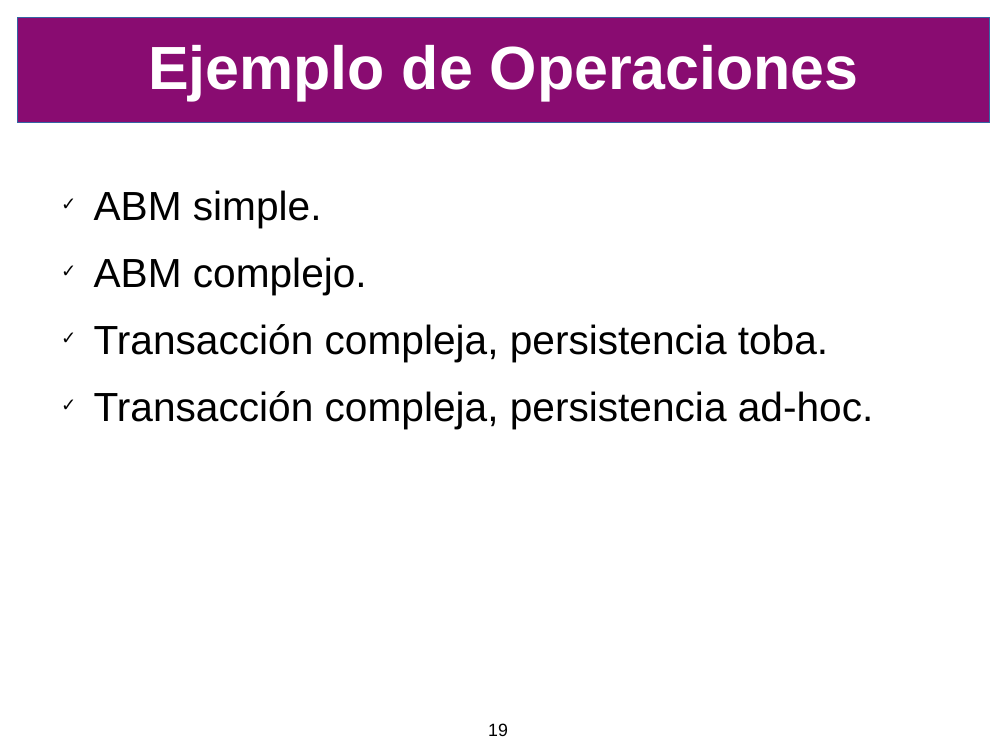
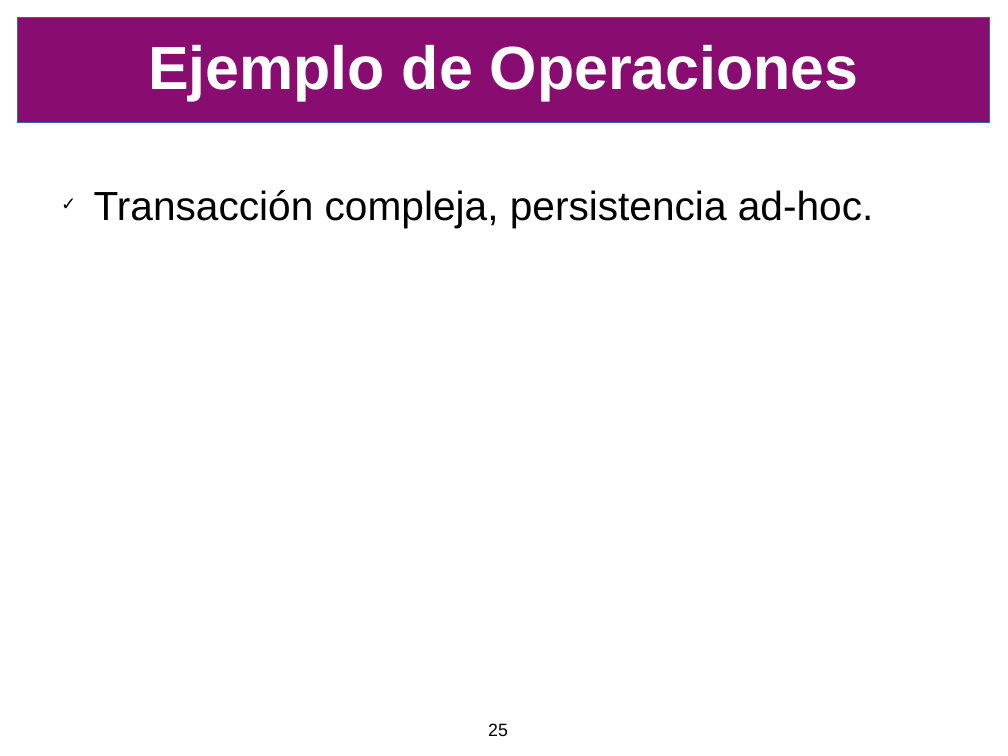
Before and after one commit to SIU-Toba/framework, a slide deck: slide 25 of doc/presentacion/CafeConf2006.odp (slide 19 before the commit). Drawn at 1008x756 pixels with LibreOffice and Linux fonts; fonts in the diff are those of the drawing; background and template pictures are left out. Boxes give left, top, right and bottom in pixels: in the first picture for what was removed or moved away, otherwise in the second. Text is boxed around its words. In the diff, an @@ line names an element or a change of style, - is before the commit and + after.

```diff
--- a/doc/presentacion/CafeConf2006.odp
+++ b/doc/presentacion/CafeConf2006.odp
@@ text at <box>94,190,828,361</box>: paragraphs removed @@
-✓ ABM simple.
-✓ ABM complejo.
-✓ Transacción compleja, persistencia toba.
@@ page number at <box>488,723,508,736</box>: text changed @@
-19
+25
```
Also in this commit, not shown: 13 other slides changed, 10 slides added, 2 slides removed.
